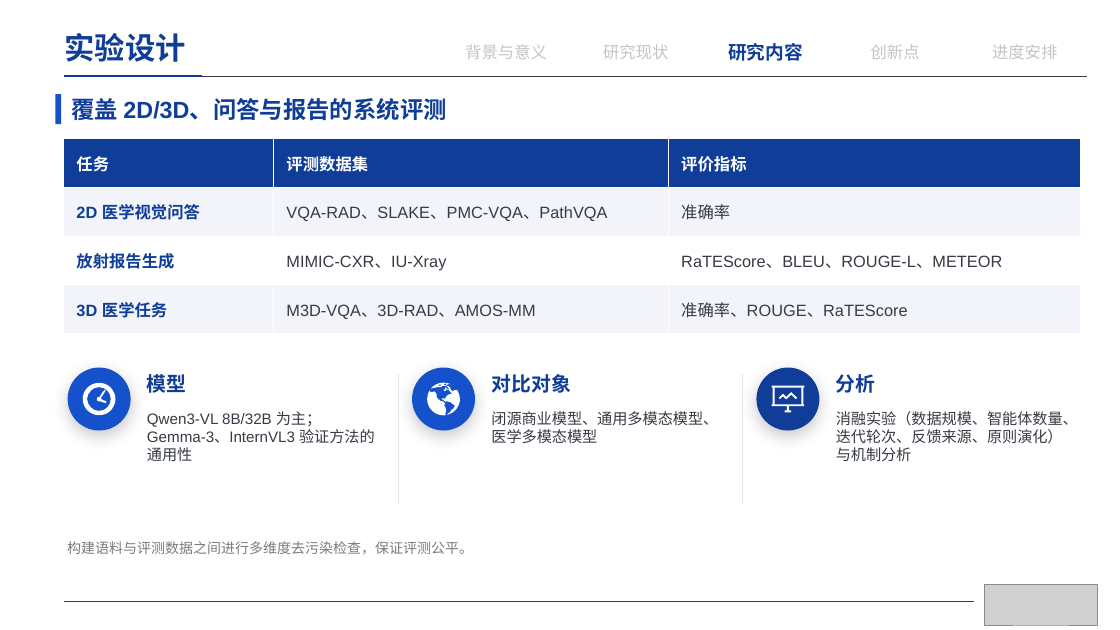
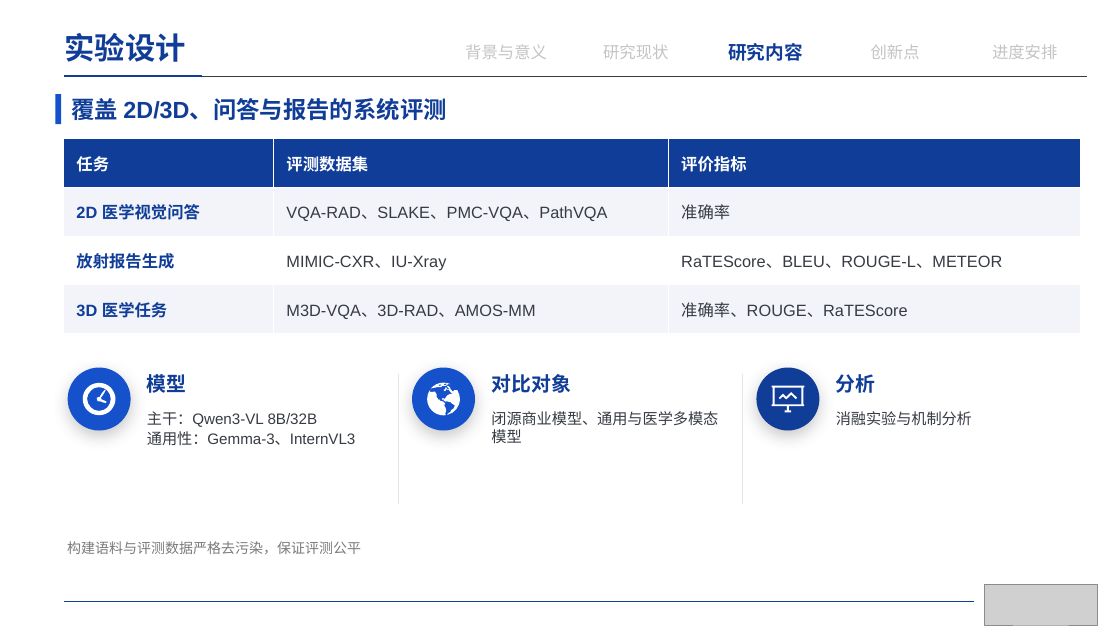
Before and after one commit to irving-2222/Graduation-Thesis, a slide deck: slide 17 of 开题答辩.pptx. Drawn at 1120x630 pixels with LibreOffice and Linux fonts; fonts in the diff are those of the drawing; grey boxes stand for pictures. Boxes give left, top, right and bottom in pixels: in the first picture for what was removed or moved away, otherwise in the second. Text is boxed around its words. In the diff, an @@ line names an element or a change of style, - is before the commit and + after.

```diff
--- a/开题答辩.pptx
+++ b/开题答辩.pptx
@@ text at box(147, 411, 355, 445): text changed @@
-Qwen3-VL 8B/32B 为主；Gemma-3、InternVL3 验证方法的通用性
+主干：Qwen3-VL 8B/32B
+通用性：Gemma-3、InternVL3
@@ text at box(491, 411, 718, 443): text changed @@
-闭源商业模型、通用多模态模型、医学多模态模型
+闭源商业模型、通用与医学多模态模型
@@ text at box(836, 411, 972, 425): text changed @@
-消融实验（数据规模、智能体数量、迭代轮次、反馈来源、原则演化）与机制分析
+消融实验与机制分析
@@ text at box(67, 541, 361, 554): text changed @@
-构建语料与评测数据之间进行多维度去污染检查，保证评测公平。
+构建语料与评测数据严格去污染，保证评测公平
```
Also in this commit, not shown: 12 other slides changed, 1 other file.
